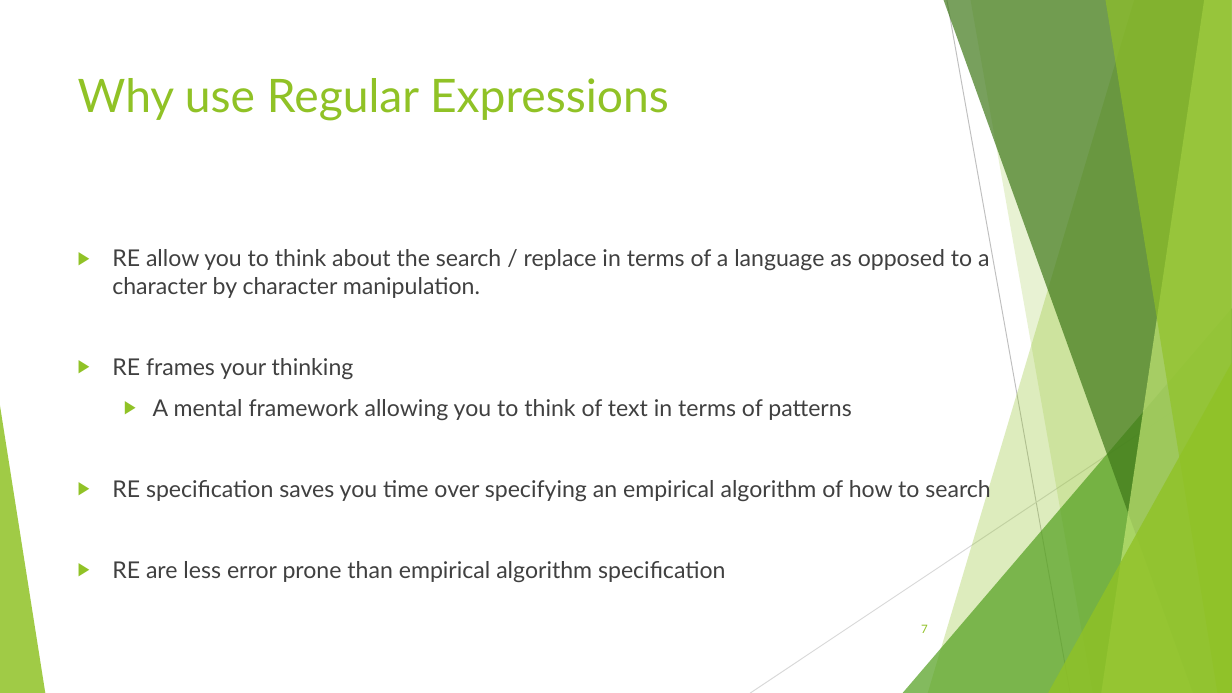
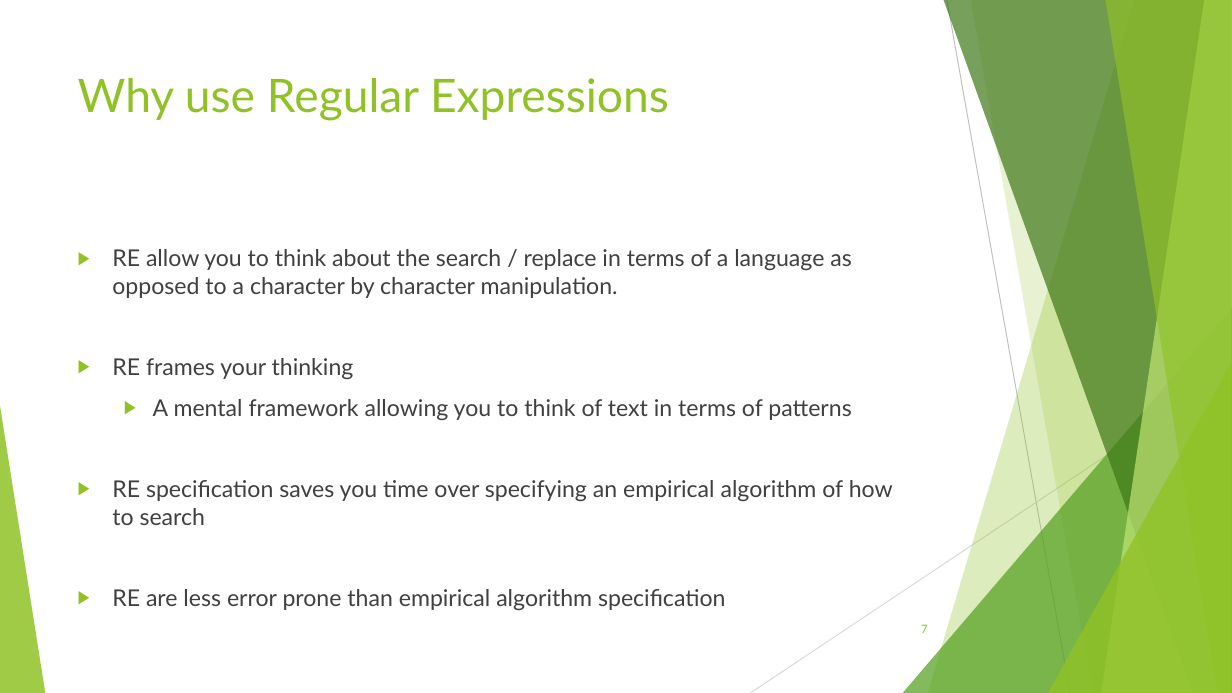
Before and after one commit to avifarah/RegularExpressionsTalk, a slide deck: slide 7 of Regular expression.pptx. Drawn at 1232x693 pixels with LibreOffice and Linux fonts; fonts in the diff are those of the drawing. Boxes give left, top, right and bottom in pixels: in the first picture for what was removed or moved away, otherwise in the second. Text is boxed around its words. In the diff, an @@ line names an element or a change of style, - is before the commit and + after.

```diff
--- a/Regular expression.pptx
+++ b/Regular expression.pptx
@@ text "RE allow you to think ..." rewrapped from [112, 249, 990, 582] to [112, 249, 893, 610] @@
```
Also in this commit, not shown: 15 other slides changed, 1 slide added, 9 other files.
